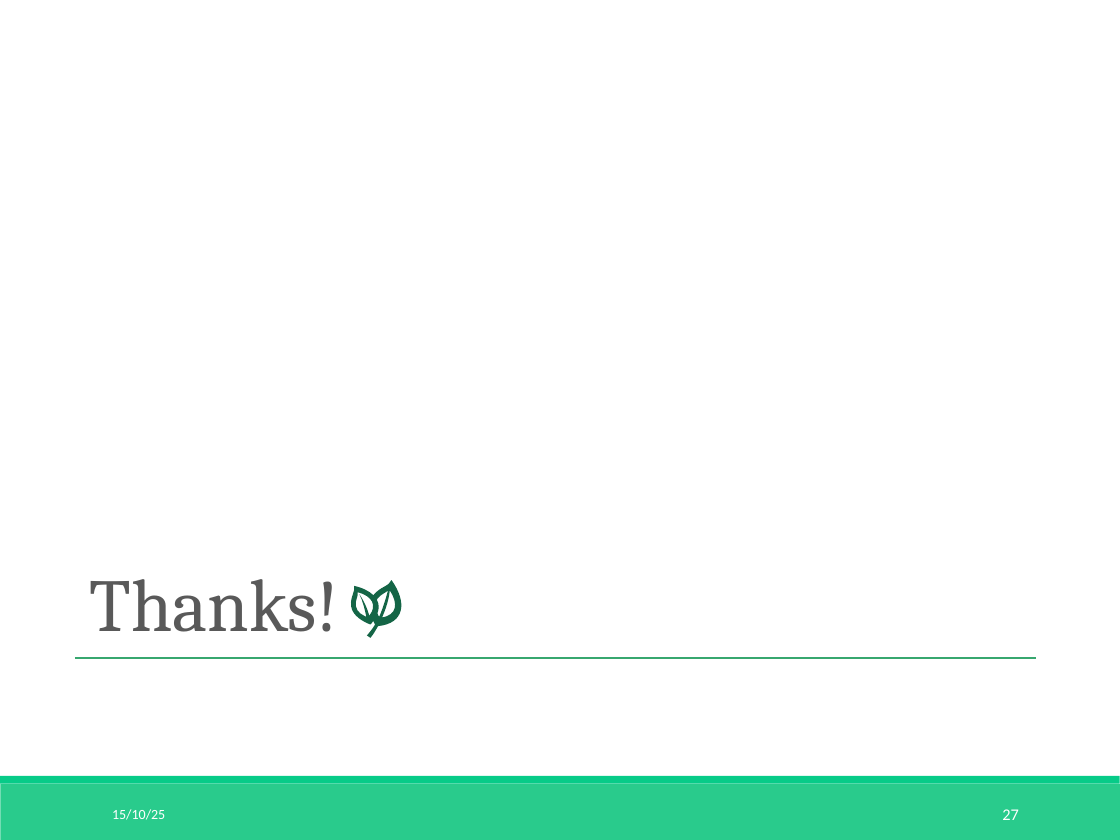
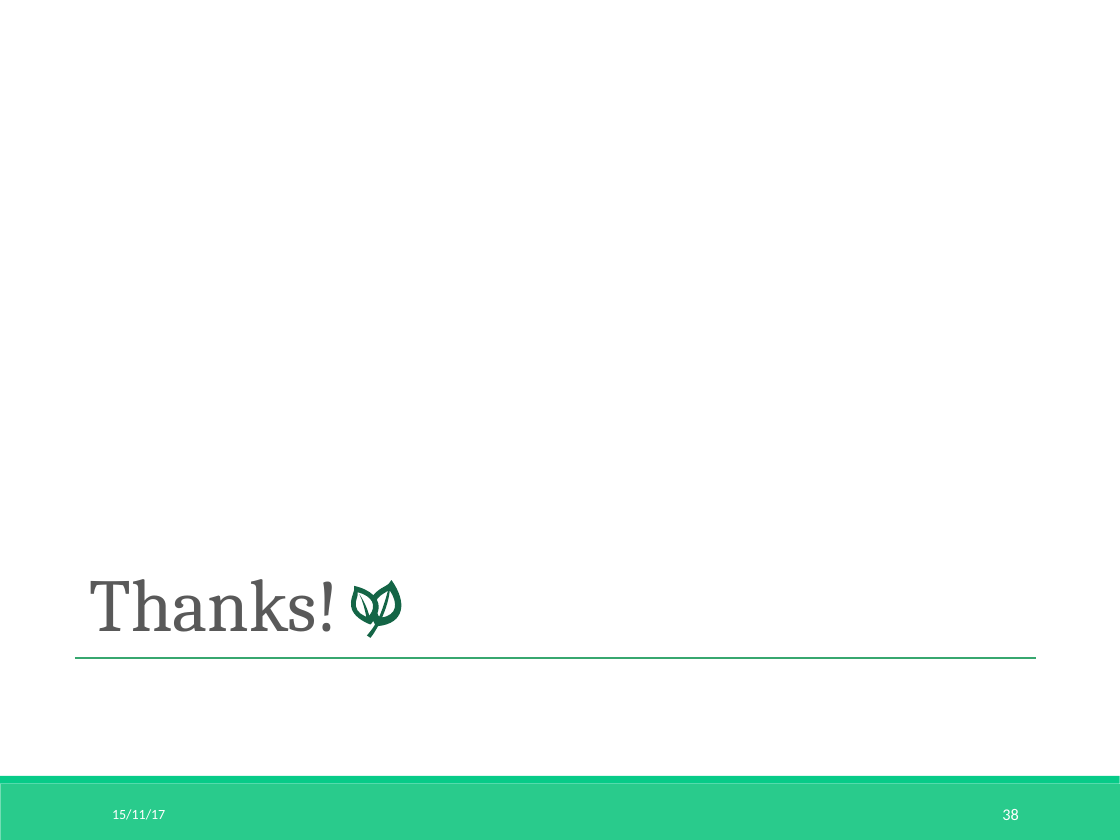
Before and after one commit to RedstoneCMX/PPTshow, a slide deck: slide 38 of Anon-pass.pptx (slide 27 before the commit). Drawn at 1120x840 pixels with LibreOffice and Linux fonts; fonts in the diff are those of the drawing. Boxes give left, top, right and bottom in pixels: in the first picture for what was removed or moved away, otherwise in the second. Text is boxed around its words. In the diff, an @@ line names an element or a change of style, - is before the commit and + after.

```diff
--- a/Anon-pass.pptx
+++ b/Anon-pass.pptx
@@ text at (x1=112, y1=809, x2=165, y2=820): text changed @@
-15/10/25
+15/11/17
@@ page number at (x1=1002, y1=809, x2=1018, y2=820): text changed @@
-27
+38
```
Also in this commit, not shown: 26 other slides changed, 11 slides added.
